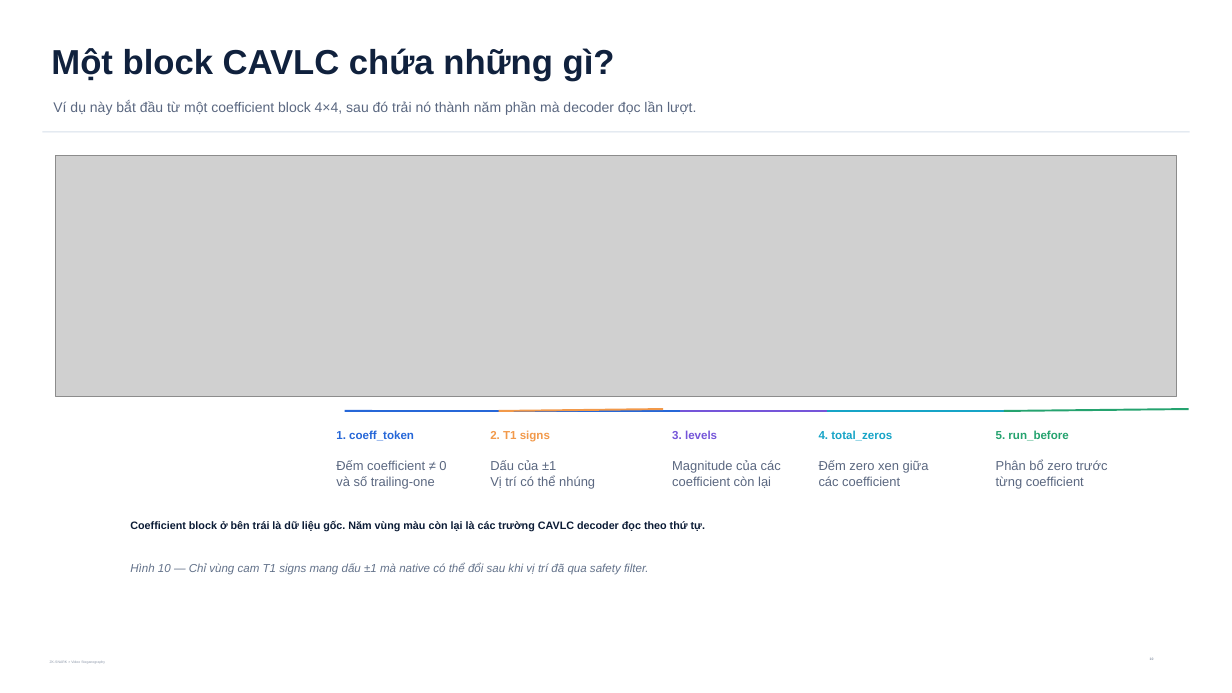
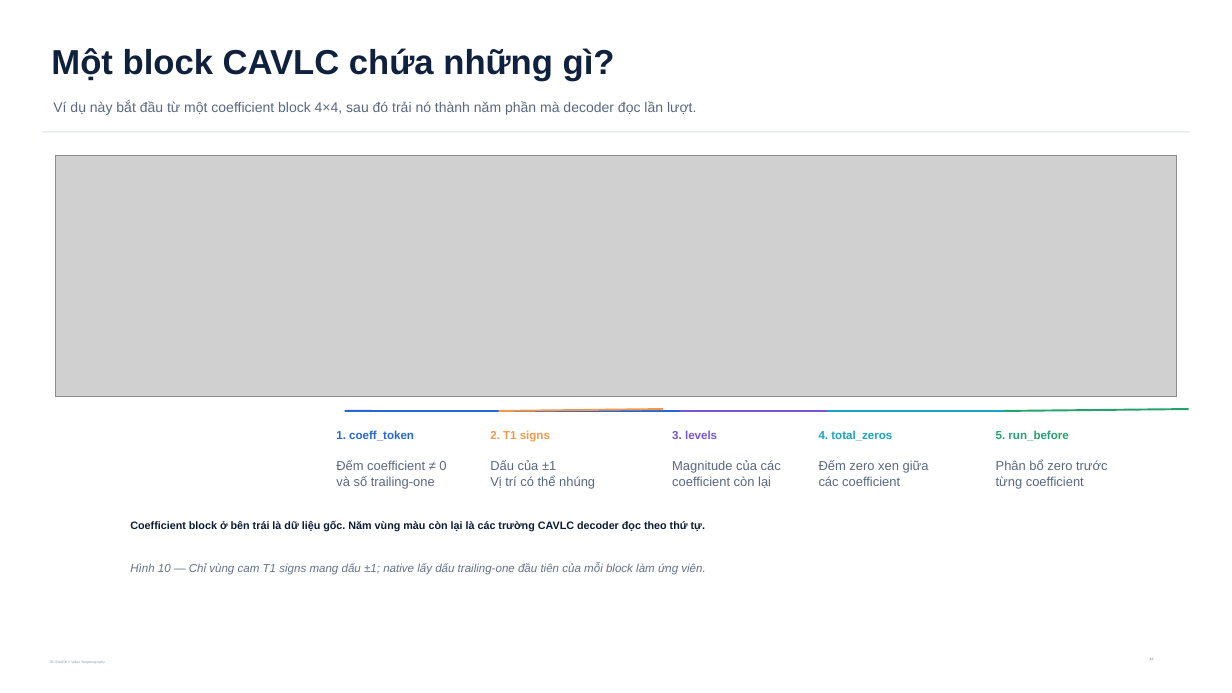
Before and after one commit to Saudadeeee/zk-snark-X-Steganography, a slide deck: slide 10 of VideoLevel/output/presentations/zkstego_computerphile_style_explainer_v24.pptx. Drawn at 1232x693 pixels with LibreOffice and Linux fonts; fonts in the diff are those of the drawing; grey boxes stand for pictures. Boxes give left, top, right and bottom in pixels: in the first picture for what was removed or moved away, otherwise in the second. Text is boxed around its words. In the diff, an @@ line names an element or a change of style, - is before the commit and + after.

```diff
--- a/VideoLevel/output/presentations/zkstego_computerphile_style_explainer_v24.pptx
+++ b/VideoLevel/output/presentations/zkstego_computerphile_style_explainer_v24.pptx
@@ text at <box>130,563,705,575</box>: text changed @@
-Hình 10 — Chỉ vùng cam T1 signs mang dấu ±1 mà native có thể đổi sau khi vị trí đã qua safety filter.
+Hình 10 — Chỉ vùng cam T1 signs mang dấu ±1; native lấy dấu trailing-one đầu tiên của mỗi block làm ứng viên.
```
Also in this commit, not shown: 15 other slides changed, 1 slide added, 1 other file.
